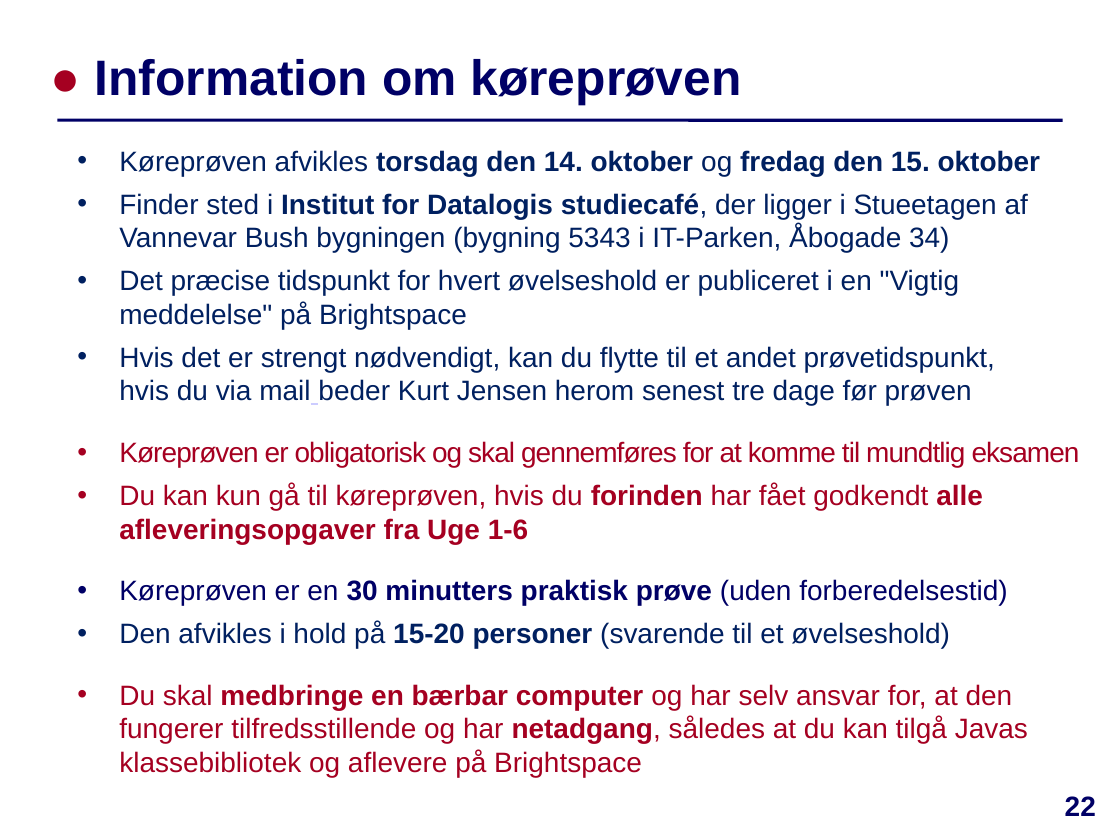
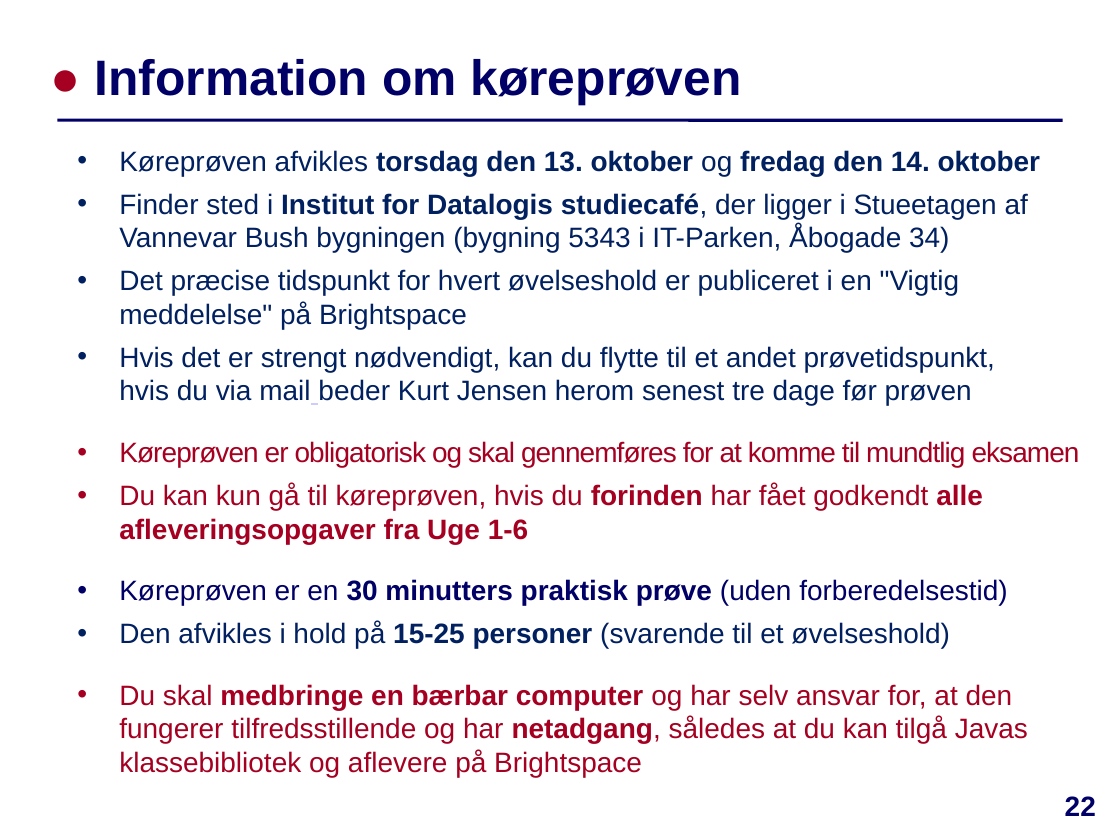
Before and after one commit to IntProgAU/Materiale, a slide deck: slide 22 of web/e22/uge_5a/Slides-Uge5-Mandag.pptx. Drawn at 1120x840 pixels with LibreOffice and Linux fonts; fonts in the diff are those of the drawing. Boxes give left, top, right and bottom in pixels: in the first picture for what was removed or moved away, otherwise in the second. Text is boxed around its words. In the diff, an @@ line names an element or a change of style, - is before the commit and + after.

```diff
--- a/web/e22/uge_5a/Slides-Uge5-Mandag.pptx
+++ b/web/e22/uge_5a/Slides-Uge5-Mandag.pptx
@@ text at bbox=[119, 150, 1041, 176]: text changed @@
-• Køreprøven afvikles torsdag den 14. oktober og fredag den 15. oktober
+• Køreprøven afvikles torsdag den 13. oktober og fredag den 14. oktober
@@ text at bbox=[119, 621, 950, 648]: text changed @@
-  • Den afvikles i hold på 15-20 personer (svarende til et øvelseshold)
+  • Den afvikles i hold på 15-25 personer (svarende til et øvelseshold)
```
Also in this commit, not shown: 1 other slide changed, 2 other files.
